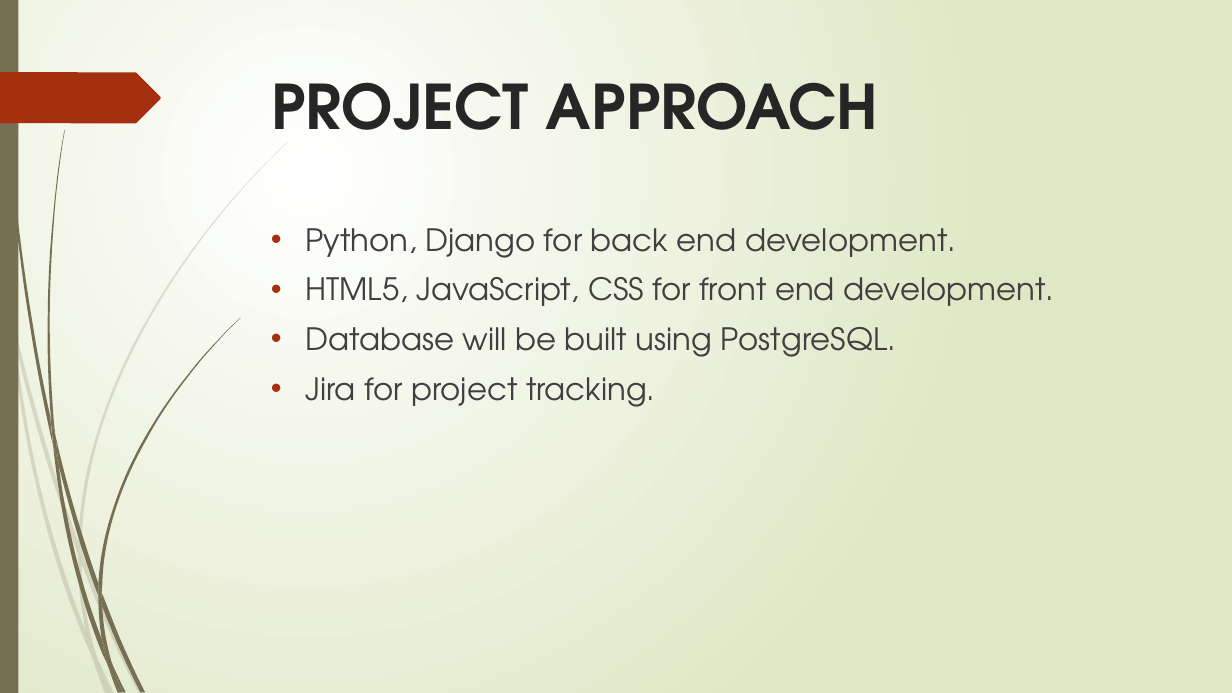
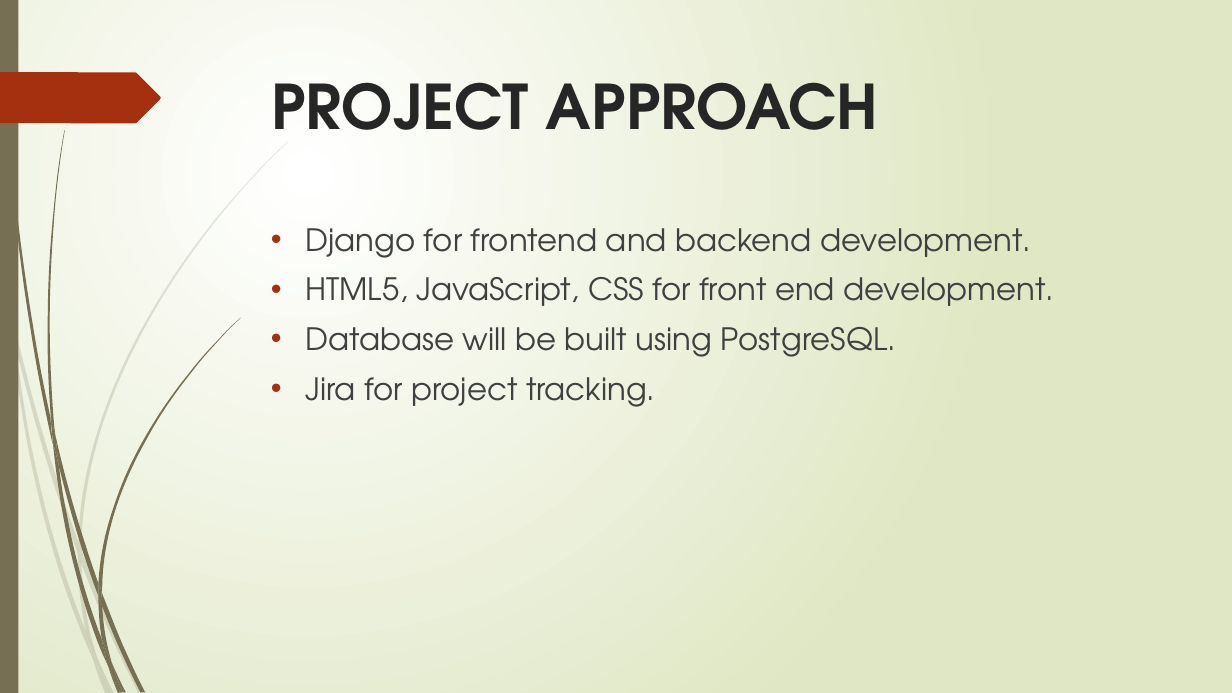
Before and after one commit to adarshnb95/P565-NightWatch, a slide deck: slide 6 of Documentation/Hoosier National Forest Dark Sky Designation.pptx. Drawn at 1232x693 pixels with LibreOffice and Linux fonts; fonts in the diff are those of the drawing. Boxes give left, top, right and bottom in pixels: in the first picture for what was removed or moved away, otherwise in the second. Text is boxed around its words. In the diff, an @@ line names an element or a change of style, - is before the commit and + after.

```diff
--- a/Documentation/Hoosier National Forest Dark Sky Designation.pptx
+++ b/Documentation/Hoosier National Forest Dark Sky Designation.pptx
@@ text at (306,228,1031,258): text changed @@
-• Python, Django for back end development.
+• Django for frontend and backend development.
```
Also in this commit, not shown: 1 other slide changed.
